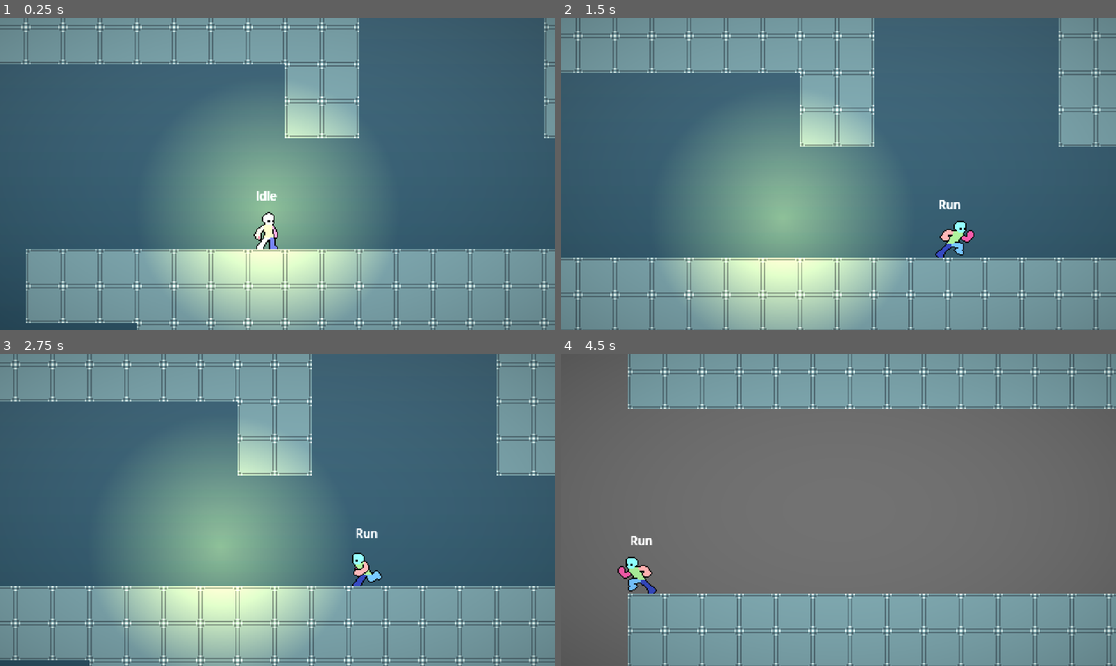
Above: before the commit, frames 1-4 (two rows, left to right).
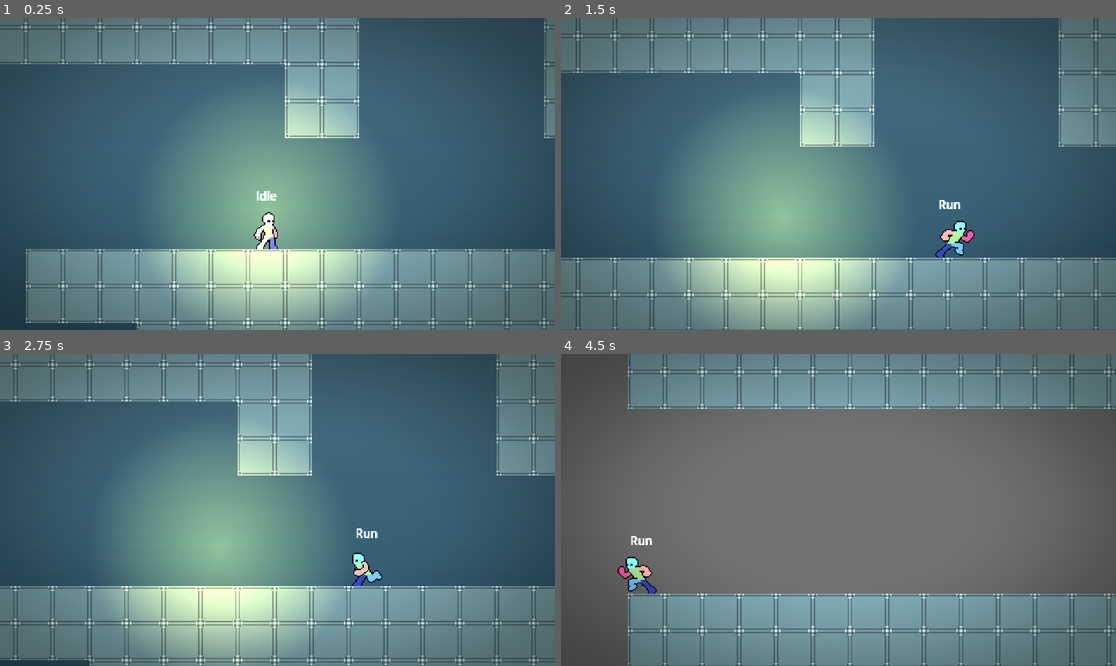
Above: after the commit, the same moments.

Repository: TianJunShi1/harry-forge
Game: Godot game, scene res://main.tscn
Two runs of this game, one before a commit and one after it. Both use one fixed random seed, a clock stepped at 60 frames per second and the inputs below.
Inputs (mouse positions are in pixels of both pictures, inside the frame that each line leads up to):
- Up to frame 1 (0.25 s): no input
- Up to frame 2 (1.5 s): move the mouse to (960, 158) at 0.52 s; hold D (right) from 0.53 s (still down); tap Shift (run) at 0.6, 1.35 s; tap Space (jump) at 0.77 s; move the mouse to (727, 189) at 1.27 s
- Up to frame 3 (2.75 s): tap Space (jump) at 1.52 s; move the mouse to (333, 441) at 2.02 s; release D (right) at 2.03 s; hold A (left) from 2.03 s (still down); tap Shift (run) at 2.1 s
- Up to frame 4 (4.5 s): move the mouse to (810, 572) at 2.77 s; release A (left) at 2.78 s; hold D (right) 2.78-4.28 s; tap Shift (run) at 2.85, 3.6, 4.35 s; tap Space (jump) at 3.02, 3.77 s; move the mouse to (1005, 556) at 3.52 s; move the mouse to (672, 463) at 4.27 s; hold A (left) from 4.28 s (still down)

The runs differ from the first frame. In frame 1, 9.2% of the frame differs, in the area x 0-100%, y 0-100%; in frame 2, 13%; in frame 3, 12%; in frame 4, 9.2%.

Commit message:
vignette 改用 smoothstep 公式，限制压暗范围只在外圈
旧公式 1.0 - dot(c,c) * strength 从中心开始连续压暗，整屏受影响。
新公式用 smoothstep(0.3, 1.0, d) 使中心 30% 区域完全不受影响，
只在外圈逐渐收紧，符合正常暗角视觉效果。

https://claude.ai/code/session_01Nep7k7bm9abyPcpCngC5Ws

Diff:
--- a/general/camera/pixel_renderer.tscn
+++ b/general/camera/pixel_renderer.tscn
@@ -5,17 +5,18 @@
 [sub_resource type="Shader" id="Shader_fx"]
 code = "shader_type canvas_item;
 
-uniform float vignette_strength : hint_range(0.0, 6.0) = 1.5;
 uniform float brightness : hint_range(0.5, 2.0) = 1.0;
 uniform float contrast : hint_range(0.5, 2.0) = 1.0;
+uniform float vignette_strength : hint_range(0.0, 1.0) = 0.4;
 
 void fragment() {
 	vec4 col = texture(TEXTURE, UV);
 	col.rgb *= brightness;
 	col.rgb = (col.rgb - 0.5) * contrast + 0.5;
 	vec2 c = UV - vec2(0.5);
-	float vignette = 1.0 - dot(c, c) * vignette_strength;
-	col.rgb *= clamp(vignette, 0.0, 1.0);
+	float d = length(c) * 1.414;
+	float vignette = 1.0 - smoothstep(0.3, 1.0, d) * vignette_strength;
+	col.rgb *= vignette;
 	col.rgb = clamp(col.rgb, 0.0, 1.0);
 	COLOR = col;
 }
@@ -23,9 +24,9 @@
 
 [sub_resource type="ShaderMaterial" id="ShaderMaterial_fx"]
 shader = SubResource("Shader_fx")
-shader_parameter/vignette_strength = 0.5
 shader_parameter/brightness = 1.5
 shader_parameter/contrast = 1.05
+shader_parameter/vignette_strength = 0.4
 
 [node name="PixelRenderer" type="Node2D"]
 script = ExtResource("1_renderer")
--- a/general/scripts/pixel_renderer.gd
+++ b/general/scripts/pixel_renderer.gd
@@ -22,7 +22,7 @@
 @export var atmosphere_color: Color = Color(1, 1, 1, 1)
 @export_range(0.5, 2.0, 0.05) var brightness: float = 1.5
 @export_range(0.5, 2.0, 0.05) var contrast: float = 1.05
-@export_range(0.0, 6.0, 0.05) var vignette: float = 0.5
+@export_range(0.0, 1.0, 0.05) var vignette: float = 0.4
 
 @onready var _sub_viewport: SubViewport = $SubViewport
 @onready var _display: Sprite2D = $DisplaySprite
